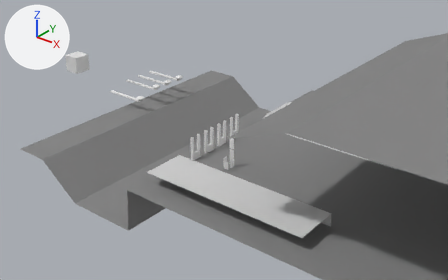
One commit to the Blender file Refactor/Data/Models/PlayerController.blend: the scene before it, then after it.
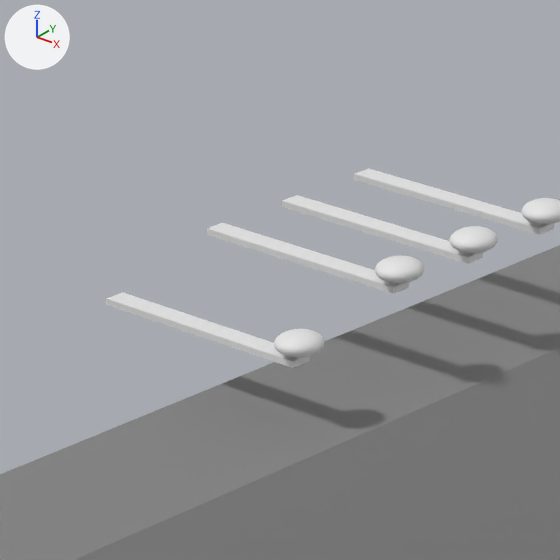
Old and new are each drawn from a 50 mm lens placed at (18.5, -46.8, 27.6), pointed at (-22.7, 4.7, -4.3) and again close up on the part from 21% to 40% of the width and 16% to 47% of the height. Every picture has the same lights, and +X, +Y and +Z are marked at upper left. Objects named as collision shapes, trigger or cutter boxes, shadow casters or lower levels of detail are left out.

Before the edit, the objects in view are built like this:
```python
me_cube_012 = bpy.data.meshes.new('Cube.012')
me_cube_012.from_pydata(...)  # a box spanning x -0.21..0.21, y -0.02..4.97, z -0.07..0.07; a UV sphere (32 segments, 16 rings, poles along z) spanning x -0.46..0.46, y -0.46..0.46, z 0.14..0.57
me_cube_014 = bpy.data.meshes.new('Cube.014')
me_cube_014.from_pydata(...)  # a box spanning x -0.21..0.21, y -0.02..4.97, z -0.07..0.07; a UV sphere (32 segments, 16 rings, poles along z) spanning x -0.46..0.46, y -0.46..0.46, z 0.14..0.57
me_plane_002 = bpy.data.meshes.new('Plane.002')
me_plane_002.from_pydata(...)  # 12 vertices, 5 faces; spans x -15.4..15.4, y -29.2..10.8, z 0.0..4.3
me_plane_002.materials.append(mat_testground1)  # grey #888888
ob_cube_003 = bpy.data.objects.new('Cube.003', me_cube_012)
ob_cube_003.location = (-30.79, 1.96, 0.91)
ob_cube_003.rotation_euler = (0.0, 0.0, 1.571)  # degrees (0, 0, 90)
ob_cube_004 = bpy.data.objects.new('Cube.004', me_cube_014)
ob_cube_004.location = (-30.79, -0.68, 0.27)
ob_cube_004.rotation_euler = (0.0, 0.0, 1.571)  # degrees (0, 0, 90)
ob_testground_002 = bpy.data.objects.new('TestGround.002', me_plane_002)
ob_testground_002.location = (-22.68, 0.0, -4.4)
ob_testground_002.rotation_euler = (0.0, 0.0, 1.571)  # degrees (0, 0, 90)
# also in view: 'Cube.001' at (-33.1, 6.0, 1.2); 'Cube.002' at (-33.1, 4.0, 1.2)
```
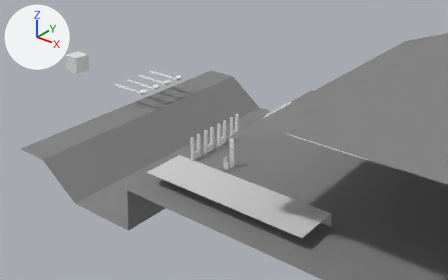
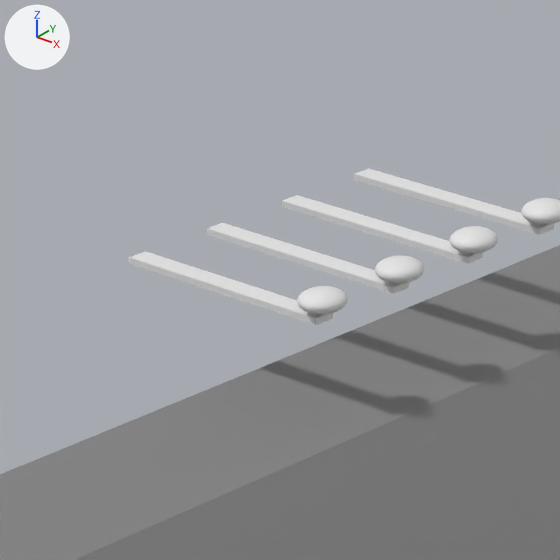
Location of each change, [x1, y1, x2, y2] in pixels of the close-ups (560 x 560 px):
'Cube.004', moved
    before: [106, 292, 324, 368]
    after: [129, 251, 348, 325]

The change, as a list of edits to the scene's bpy script:
```text
Change ob_cube_004:
    ob_cube_004.location: (-30.79, -0.68, 0.27) -> (-30.79, -0.04, 0.91)
```
